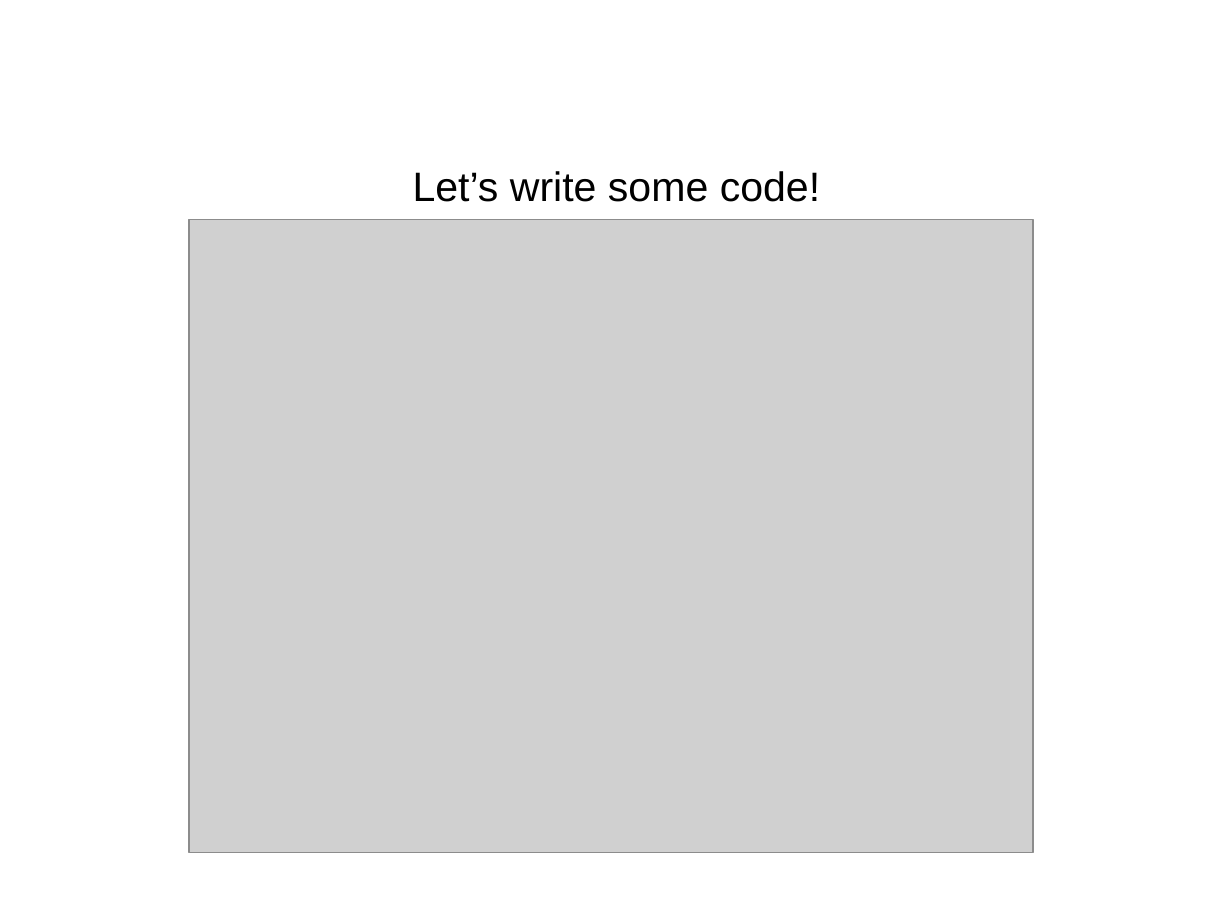
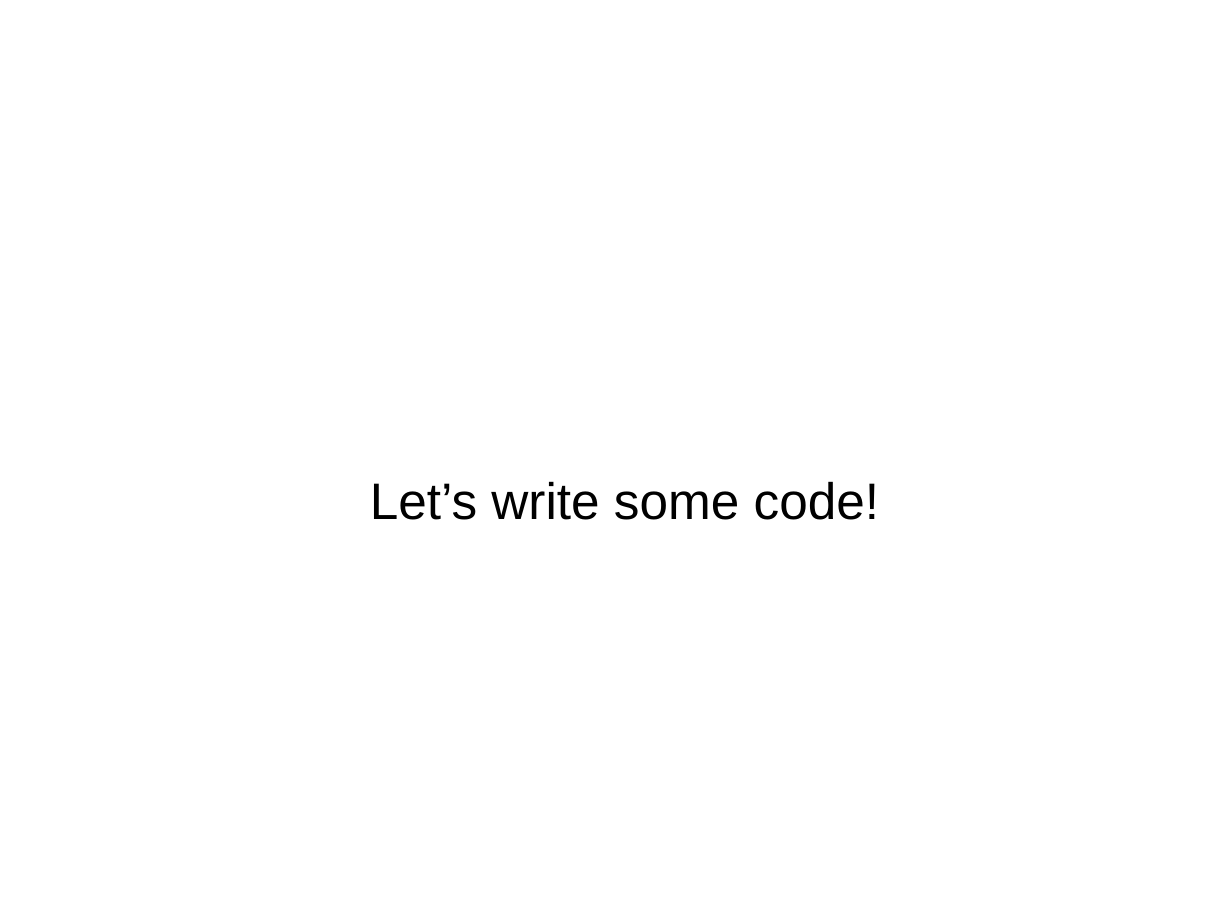
Before and after one commit to plaidgroup/plaid-lang, a slide deck: slide 27 of demo/presentation.pptx. Drawn at 1232x924 pixels with LibreOffice and Linux fonts; fonts in the diff are those of the drawing; grey boxes stand for pictures; background and template pictures are left out. Boxes give left, top, right and bottom in pixels: in the first picture for what was removed or moved away, otherwise in the second. Text is boxed around its words. In the diff, an @@ line names an element or a change of style, - is before the commit and + after.

```diff
--- a/demo/presentation.pptx
+++ b/demo/presentation.pptx
@@ picture removed at (190, 219, 1034, 853) @@
@@ text "Let’s write some code!": place and size @@
-text "Let’s write some code!" at (413, 171, 820, 202)
+text "Let’s write some code!" at (370, 481, 879, 520)
@@ text "Let’s write some code!" at (370, 481, 879, 520): size 24 to 30 pt @@
```
Also in this commit, not shown: 2 slides added.
